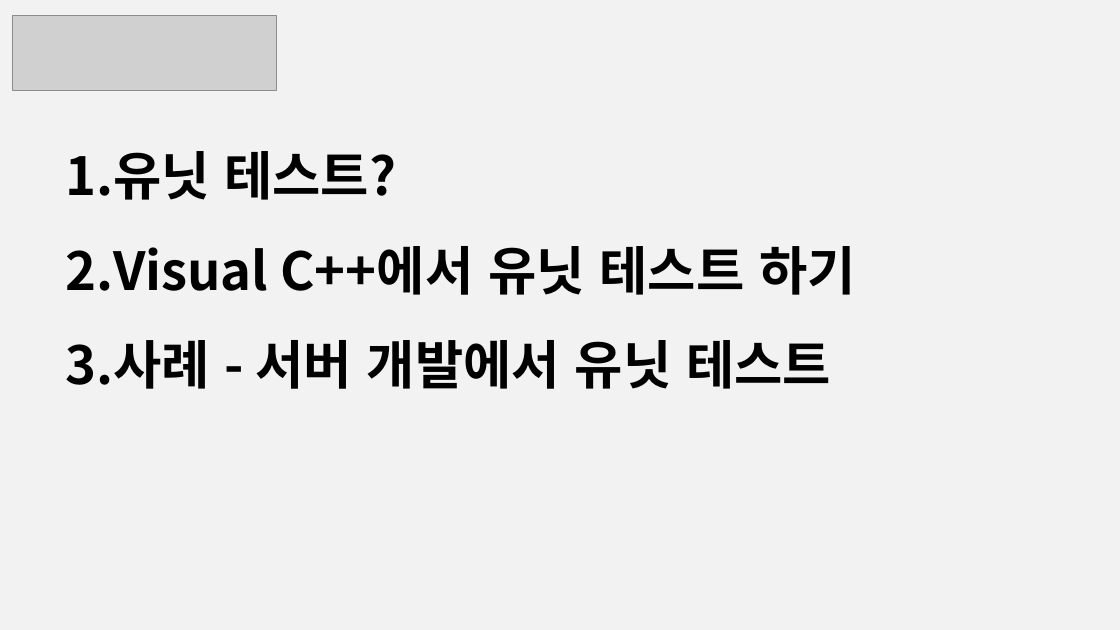
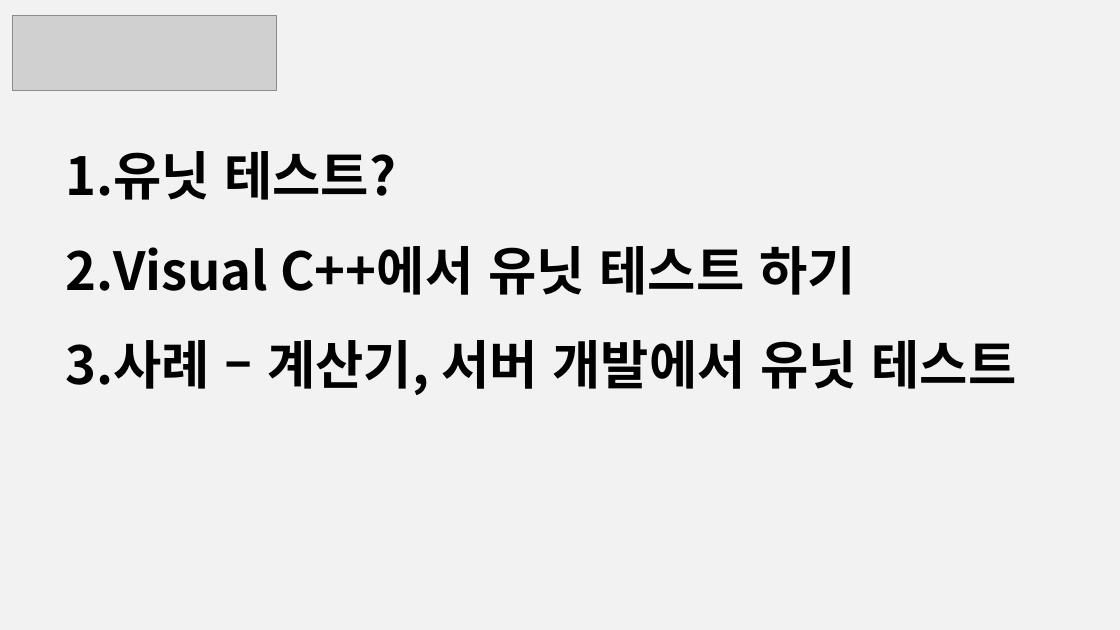
Before and after one commit to jacking75/conf_cpp_korea_2018-08, a slide deck: slide 2 of [C++ Korea 4th Seminar]Visual Cpp에서 유닛 테스트 하기.pptx. Drawn at 1120x630 pixels with LibreOffice and Linux fonts; fonts in the diff are those of the drawing; grey boxes stand for pictures. Boxes give left, top, right and bottom in pixels: in the first picture for what was removed or moved away, otherwise in the second. Text is boxed around its words. In the diff, an @@ line names an element or a change of style, - is before the commit and + after.

```diff
--- a/[C++ Korea 4th Seminar]Visual Cpp에서 유닛 테스트 하기.pptx
+++ b/[C++ Korea 4th Seminar]Visual Cpp에서 유닛 테스트 하기.pptx
@@ text at (x1=65, y1=340, x2=1017, y2=395): text changed @@
-3. 사례 - 서버 개발에서 유닛 테스트
+3. 사례 – 계산기, 서버 개발에서 유닛 테스트
```
Also in this commit, not shown: 10 other slides changed, 4 slides added, 3 slides removed, 2 other files.
